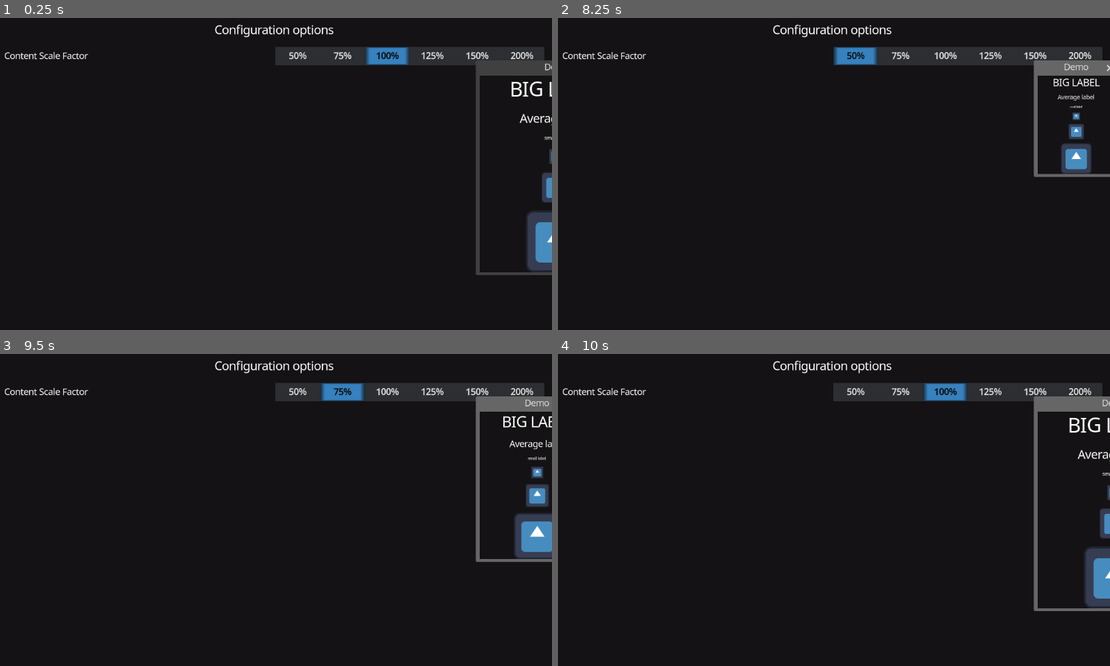
Above: before the commit, frames 1-4 (two rows, left to right).
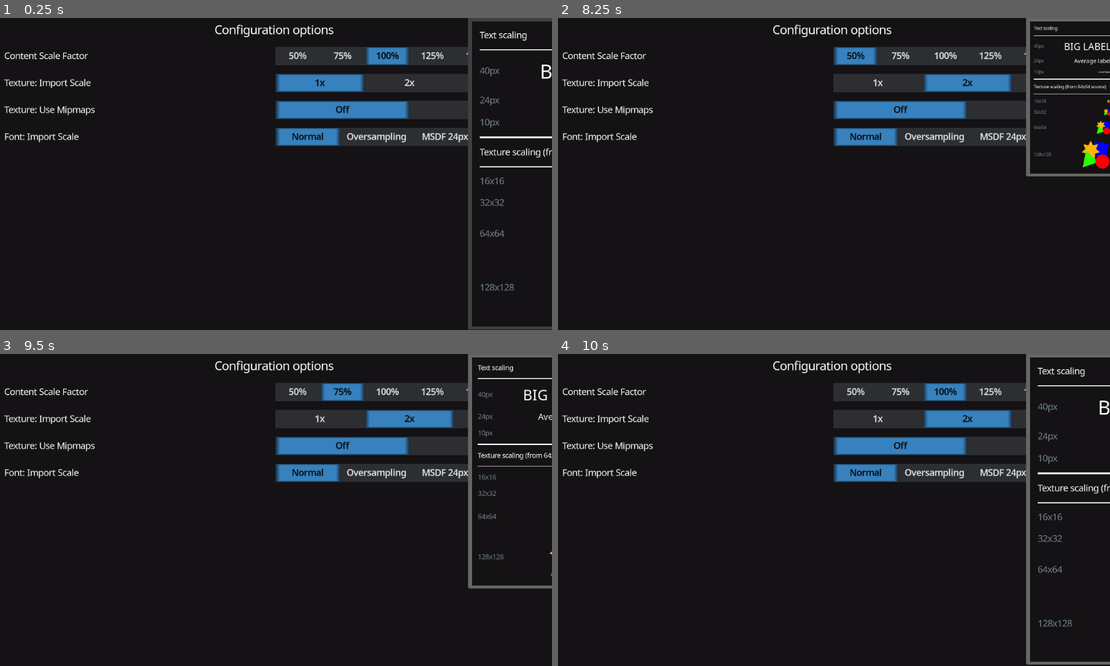
Above: after the commit, the same moments.

Repository: YuriSizov/godot-gui-scaling-strategies
Game: Godot game, scene res://Main.tscn
Two runs of this game, one before a commit and one after it. Both use one fixed random seed, a clock stepped at 60 frames per second and the inputs below. The engine's default icon, where the game draws it, is replaced by a stand-in: a white triangle on a blue panel in a dark square.
Inputs (mouse positions are in pixels of both pictures, inside the frame that each line leads up to):
- Up to frame 1 (0.25 s): no input
- Up to frame 2 (8.25 s): click (878, 83) at 0.5 s, where only the run after the commit has a clickable "1x"; click (966, 83) at 1.25 s, where only the run after the commit has a clickable "2x"; click (1054, 83) at 2 s, where only the run after the commit has a clickable "4x"; click (900, 108) at 2.75 s, where only the run after the commit has a clickable "Off"; click (1032, 108) at 3.5 s, where only the run after the commit has a clickable "On"; click (933, 136) at 4.25 s, where only the run after the commit has a clickable "Oversampling"; click (1005, 136) at 5 s, where only the run after the commit has a clickable "MSDF 24px"; click (1071, 136) at 5.75 s, where only the run after the commit has a clickable "MSDF 40px"; click (867, 136) at 6.5 s, where only the run after the commit has a clickable "Normal"; click (867, 136) at 7.25 s, where only the run after the commit has a clickable "Normal"; click "50%" at 8 s
- Up to frame 3 (9.5 s): click "75%" at 8.75 s
- Up to frame 4 (10 s): click "100%" at 9.5 s

The runs differ from the first frame. In frame 1, 11% of the frame differs, in the area x 0-100%, y 0-100%; in frame 2, 10%; in frame 3, 11%; in frame 4, 11%.

Commit message:
Add scaling strategies for textures and fonts

Diff:
--- a/Main.gd
+++ b/Main.gd
@@ -2,14 +2,39 @@
 
 const SCALE_FACTOR_OPTIONS: Array[float] = [ 0.5, 0.75, 1.0, 1.25, 1.5, 2.0 ]
 const SCALE_FACTOR_DEFAULT := 2
+const TEXTURE_SCALE_OPTIONS: Array[Texture2D] = [
+	preload("res://scene/assets/texture_1x.svg"),
+	preload("res://scene/assets/texture_2x.svg"),
+	preload("res://scene/assets/texture_4x.svg"),
+]
+const TEXTURE_SCALE_DEFAULT := 0
+const TEXTURE_MIPMAPS_OPTIONS: Array[bool] = [ false, true ]
+const TEXTURE_MIPMAPS_DEFAULT := 0
+const FONT_SCALE_OPTIONS: Array[FontFile] = [
+	preload("res://scene/assets/font_normal.ttf"),
+	preload("res://scene/assets/font_oversampling.ttf"),
+	preload("res://scene/assets/font_msdf24.ttf"),
+	preload("res://scene/assets/font_msdf48.ttf"),
+]
+const FONT_SCALE_DEFAULT := 0
 
 const PRESENTATION_SPACING := 20.0
 
 # Configuration.
 @onready var _scale_factor_setting: SettingRow = %ScaleFactorSetting
+@onready var _texture_scale_setting: SettingRow = %TextureScaleSetting
+@onready var _texture_mipmaps_setting: SettingRow = %TextureMipmapsSetting
+@onready var _font_scale_setting: SettingRow = %FontScaleSetting
 
 # Content.
 @onready var _window: Window = %Window
+@onready var _texture_16x16: TextureRect = %Texture16x16
+@onready var _texture_32x32: TextureRect = %Texture32x32
+@onready var _texture_64x64: TextureRect = %Texture64x64
+@onready var _texture_128x128: TextureRect = %Texture128x128
+@onready var _text_label_40px: Label = %TextLabel40px
+@onready var _text_label_24px: Label = %TextLabel24px
+@onready var _text_label_10px: Label = %TextLabel10px
 
 
 func _ready() -> void:
@@ -17,6 +42,12 @@
 
 	_scale_factor_setting.set_selected_option(SCALE_FACTOR_DEFAULT)
 	_scale_factor_setting.selection_changed.connect(_update_scale_factor)
+	_texture_scale_setting.set_selected_option(TEXTURE_SCALE_DEFAULT)
+	_texture_scale_setting.selection_changed.connect(_update_texture_scale)
+	_texture_mipmaps_setting.set_selected_option(TEXTURE_MIPMAPS_DEFAULT)
+	_texture_mipmaps_setting.selection_changed.connect(_update_texture_mipmaps)
+	_font_scale_setting.set_selected_option(FONT_SCALE_DEFAULT)
+	_font_scale_setting.selection_changed.connect(_update_font_scale)
 
 	_window.popup_centered()
 	_spread_windows()
@@ -41,14 +72,52 @@
 
 func _apply_configuration() -> void:
 	_update_scale_factor()
+	_update_texture_scale()
+	_update_texture_mipmaps()
+	_update_font_scale()
 
 
 func _update_scale_factor() -> void:
-	var scale_factor := _scale_factor_setting.get_selected_option()
-	if scale_factor < 0:
+	var scale_factor_idx := _scale_factor_setting.get_selected_option()
+	if scale_factor_idx < 0:
 		_window.content_scale_factor = SCALE_FACTOR_OPTIONS[SCALE_FACTOR_DEFAULT]
 	else:
-		_window.content_scale_factor = SCALE_FACTOR_OPTIONS[scale_factor]
+		_window.content_scale_factor = SCALE_FACTOR_OPTIONS[scale_factor_idx]
 
 	# Reset the size.
 	_window.size = Vector2.ZERO
+
+
+func _update_texture_scale() -> void:
+	var texture_scale_idx := _texture_scale_setting.get_selected_option()
+	var scaled_texture := TEXTURE_SCALE_OPTIONS[TEXTURE_SCALE_DEFAULT]
+	if texture_scale_idx >= 0:
+		scaled_texture = TEXTURE_SCALE_OPTIONS[texture_scale_idx]
+
+	_texture_16x16.texture = scaled_texture
+	_texture_32x32.texture = scaled_texture
+	_texture_64x64.texture = scaled_texture
+	_texture_128x128.texture = scaled_texture
+
+
+func _update_texture_mipmaps() -> void:
+	var use_mipmaps_idx := _texture_mipmaps_setting.get_selected_option()
+	var use_mipmaps := TEXTURE_MIPMAPS_OPTIONS[TEXTURE_MIPMAPS_DEFAULT]
+	if use_mipmaps_idx >= 0:
+		use_mipmaps = TEXTURE_MIPMAPS_OPTIONS[use_mipmaps_idx]
+
+	_texture_16x16.texture_filter = CanvasItem.TEXTURE_FILTER_LINEAR_WITH_MIPMAPS_ANISOTROPIC if use_mipmaps else CanvasItem.TEXTURE_FILTER_LINEAR
+	_texture_32x32.texture_filter = CanvasItem.TEXTURE_FILTER_LINEAR_WITH_MIPMAPS_ANISOTROPIC if use_mipmaps else CanvasItem.TEXTURE_FILTER_LINEAR
+	_texture_64x64.texture_filter = CanvasItem.TEXTURE_FILTER_LINEAR_WITH_MIPMAPS_ANISOTROPIC if use_mipmaps else CanvasItem.TEXTURE_FILTER_LINEAR
+	_texture_128x128.texture_filter = CanvasItem.TEXTURE_FILTER_LINEAR_WITH_MIPMAPS_ANISOTROPIC if use_mipmaps else CanvasItem.TEXTURE_FILTER_LINEAR
+
+
+func _update_font_scale() -> void:
+	var font_scale_idx := _font_scale_setting.get_selected_option()
+	var scaled_font := FONT_SCALE_OPTIONS[FONT_SCALE_DEFAULT]
+	if font_scale_idx >= 0:
+		scaled_font = FONT_SCALE_OPTIONS[font_scale_idx]
+
+	_text_label_40px.add_theme_font_override("font", scaled_font)
+	_text_label_24px.add_theme_font_override("font", scaled_font)
+	_text_label_10px.add_theme_font_override("font", scaled_font)
--- a/Main.tscn
+++ b/Main.tscn
@@ -34,26 +34,74 @@
 text = "Content Scale Factor"
 options = Array[String](["50%", "75%", "100%", "125%", "150%", "200%"])
 
+[node name="TextureScaleSetting" parent="Layout" instance=ExtResource("2_i218e")]
+unique_name_in_owner = true
+layout_mode = 2
+text = "Texture: Import Scale"
+options = Array[String](["1x", "2x", "4x"])
+
+[node name="TextureMipmapsSetting" parent="Layout" instance=ExtResource("2_i218e")]
+unique_name_in_owner = true
+layout_mode = 2
+text = "Texture: Use Mipmaps"
+options = Array[String](["Off", "On"])
+
+[node name="FontScaleSetting" parent="Layout" instance=ExtResource("2_i218e")]
+unique_name_in_owner = true
+layout_mode = 2
+text = "Font: Import Scale"
+options = Array[String](["Normal", "Oversampling", "MSDF 24px", "MSDF 40px"])
+
 [node name="Window" type="Window" parent="."]
 unique_name_in_owner = true
 title = "Demo"
-size = Vector2i(336, 416)
-visible = false
+position = Vector2i(0, 36)
+size = Vector2i(352, 634)
 wrap_controls = true
 unresizable = true
 script = ExtResource("3_h5uyj")
 
-[node name="Content" type="VBoxContainer" parent="Window"]
-custom_minimum_size = Vector2(320, 0)
+[node name="Content" type="MarginContainer" parent="Window"]
 anchors_preset = 15
 anchor_right = 1.0
 anchor_bottom = 1.0
 grow_horizontal = 2
 grow_vertical = 2
+theme_override_constants/margin_left = 16
+theme_override_constants/margin_top = 16
+theme_override_constants/margin_right = 16
+theme_override_constants/margin_bottom = 16
+
+[node name="Layout" type="VBoxContainer" parent="Window/Content"]
+custom_minimum_size = Vector2(320, 0)
+layout_mode = 2
 theme_override_constants/separation = 16
 alignment = 1
 
-[node name="BigLabel" type="Label" parent="Window/Content"]
+[node name="TextScaling" type="VBoxContainer" parent="Window/Content/Layout"]
+layout_mode = 2
+theme_override_constants/separation = 16
+
+[node name="Label" type="Label" parent="Window/Content/Layout/TextScaling"]
+layout_mode = 2
+text = "Text scaling"
+
+[node name="Split" type="ColorRect" parent="Window/Content/Layout/TextScaling"]
+custom_minimum_size = Vector2(0, 2)
+layout_mode = 2
+
+[node name="TextPreview1" type="HBoxContainer" parent="Window/Content/Layout/TextScaling"]
+layout_mode = 2
+
+[node name="Label" type="Label" parent="Window/Content/Layout/TextScaling/TextPreview1"]
+layout_mode = 2
+size_flags_horizontal = 3
+theme_type_variation = &"InfoLabel"
+text = "40px"
+vertical_alignment = 1
+
+[node name="TextLabel40px" type="Label" parent="Window/Content/Layout/TextScaling/TextPreview1"]
+unique_name_in_owner = true
 layout_mode = 2
 size_flags_horizontal = 4
 theme_override_font_sizes/font_size = 40
@@ -62,7 +110,18 @@
 vertical_alignment = 1
 uppercase = true
 
-[node name="AverageLabel" type="Label" parent="Window/Content"]
+[node name="TextPreview2" type="HBoxContainer" parent="Window/Content/Layout/TextScaling"]
+layout_mode = 2
+
+[node name="Label" type="Label" parent="Window/Content/Layout/TextScaling/TextPreview2"]
+layout_mode = 2
+size_flags_horizontal = 3
+theme_type_variation = &"InfoLabel"
+text = "24px"
+vertical_alignment = 1
+
+[node name="TextLabel24px" type="Label" parent="Window/Content/Layout/TextScaling/TextPreview2"]
+unique_name_in_owner = true
 layout_mode = 2
 size_flags_horizontal = 4
 theme_override_font_sizes/font_size = 24
@@ -70,7 +129,18 @@
 horizontal_alignment = 1
 vertical_alignment = 1
 
-[node name="SmallLabel" type="Label" parent="Window/Content"]
+[node name="TextPreview3" type="HBoxContainer" parent="Window/Content/Layout/TextScaling"]
+layout_mode = 2
+
+[node name="Label" type="Label" parent="Window/Content/Layout/TextScaling/TextPreview3"]
+layout_mode = 2
+size_flags_horizontal = 3
+theme_type_variation = &"InfoLabel"
+text = "10px"
+vertical_alignment = 1
+
+[node name="TextLabel10px" type="Label" parent="Window/Content/Layout/TextScaling/TextPreview3"]
+unique_name_in_owner = true
 layout_mode = 2
 size_flags_horizontal = 4
 theme_override_font_sizes/font_size = 10
@@ -78,7 +148,54 @@
 horizontal_alignment = 1
 vertical_alignment = 1
 
-[node name="Texture32x32" type="TextureRect" parent="Window/Content"]
+[node name="Split" type="ColorRect" parent="Window/Content/Layout"]
+custom_minimum_size = Vector2(0, 4)
+layout_mode = 2
+
+[node name="TextureScaling" type="VBoxContainer" parent="Window/Content/Layout"]
+layout_mode = 2
+theme_override_constants/separation = 16
+
+[node name="Label" type="Label" parent="Window/Content/Layout/TextureScaling"]
+layout_mode = 2
+text = "Texture scaling (from 64x64 source)"
+
+[node name="Split" type="ColorRect" parent="Window/Content/Layout/TextureScaling"]
+custom_minimum_size = Vector2(0, 2)
+layout_mode = 2
+
+[node name="TexturePreview4" type="HBoxContainer" parent="Window/Content/Layout/TextureScaling"]
+layout_mode = 2
+
+[node name="Label" type="Label" parent="Window/Content/Layout/TextureScaling/TexturePreview4"]
+layout_mode = 2
+size_flags_horizontal = 3
+theme_type_variation = &"InfoLabel"
+text = "16x16"
+vertical_alignment = 1
+
+[node name="Texture16x16" type="TextureRect" parent="Window/Content/Layout/TextureScaling/TexturePreview4"]
+unique_name_in_owner = true
+texture_filter = 4
+custom_minimum_size = Vector2(16, 16)
+layout_mode = 2
+size_flags_horizontal = 4
+texture = ExtResource("4_auj1r")
+expand_mode = 1
+stretch_mode = 5
+
+[node name="TexturePreview1" type="HBoxContainer" parent="Window/Content/Layout/TextureScaling"]
+layout_mode = 2
+
+[node name="Label" type="Label" parent="Window/Content/Layout/TextureScaling/TexturePreview1"]
+layout_mode = 2
+size_flags_horizontal = 3
+theme_type_variation = &"InfoLabel"
+text = "32x32"
+vertical_alignment = 1
+
+[node name="Texture32x32" type="TextureRect" parent="Window/Content/Layout/TextureScaling/TexturePreview1"]
+unique_name_in_owner = true
 texture_filter = 4
 custom_minimum_size = Vector2(32, 32)
 layout_mode = 2
@@ -87,7 +204,18 @@
 expand_mode = 1
 stretch_mode = 5
 
-[node name="Texture64x64" type="TextureRect" parent="Window/Content"]
+[node name="TexturePreview2" type="HBoxContainer" parent="Window/Content/Layout/TextureScaling"]
+layout_mode = 2
+
+[node name="Label" type="Label" parent="Window/Content/Layout/TextureScaling/TexturePreview2"]
+layout_mode = 2
+size_flags_horizontal = 3
+theme_type_variation = &"InfoLabel"
+text = "64x64"
+vertical_alignment = 1
+
+[node name="Texture64x64" type="TextureRect" parent="Window/Content/Layout/TextureScaling/TexturePreview2"]
+unique_name_in_owner = true
 texture_filter = 4
 custom_minimum_size = Vector2(64, 64)
 layout_mode = 2
@@ -96,7 +224,18 @@
 expand_mode = 1
 stretch_mode = 5
 
-[node name="Texture128x128" type="TextureRect" parent="Window/Content"]
+[node name="TexturePreview3" type="HBoxContainer" parent="Window/Content/Layout/TextureScaling"]
+layout_mode = 2
+
+[node name="Label" type="Label" parent="Window/Content/Layout/TextureScaling/TexturePreview3"]
+layout_mode = 2
+size_flags_horizontal = 3
+theme_type_variation = &"InfoLabel"
+text = "128x128"
+vertical_alignment = 1
+
+[node name="Texture128x128" type="TextureRect" parent="Window/Content/Layout/TextureScaling/TexturePreview3"]
+unique_name_in_owner = true
 texture_filter = 4
 custom_minimum_size = Vector2(128, 128)
 layout_mode = 2
--- a/gui/project_theme.tres
+++ b/gui/project_theme.tres
@@ -56,3 +56,5 @@
 Button/styles/hover = SubResource("StyleBoxFlat_o7or4")
 Button/styles/normal = SubResource("StyleBoxFlat_toxec")
 Button/styles/pressed = SubResource("StyleBoxFlat_mfxay")
+InfoLabel/base_type = &"Label"
+InfoLabel/colors/font_color = Color(0.458711, 0.516099, 0.562209, 1)
--- /dev/null
+++ b/scene/assets/texture_1x.svg
@@ -0,0 +1,16 @@
+<?xml version="1.0" encoding="UTF-8" standalone="no"?>
+<!DOCTYPE svg PUBLIC "-//W3C//DTD SVG 1.1//EN" "http://www.w3.org/Graphics/SVG/1.1/DTD/svg11.dtd">
+<svg width="100%" height="100%" viewBox="0 0 64 64" version="1.1" xmlns="http://www.w3.org/2000/svg" xmlns:xlink="http://www.w3.org/1999/xlink" xml:space="preserve" xmlns:serif="http://www.serif.com/" style="fill-rule:evenodd;clip-rule:evenodd;stroke-linejoin:round;stroke-miterlimit:2;">
+    <g transform="matrix(0.37747,0.0656851,-0.0536781,0.30847,24.9264,-5.70624)">
+        <rect x="20" y="31" width="76" height="93" style="fill:rgb(5,0,255);"/>
+    </g>
+    <g transform="matrix(0.47541,0,0,0.47541,-2.71821,-7.45113)">
+        <path d="M52,23L62.318,42.575L84.055,38.437L75.184,58.708L91.972,73.123L70.592,78.827L69.789,100.94L52,87.78L34.211,100.94L33.408,78.827L12.028,73.123L28.816,58.708L19.945,38.437L41.682,42.575L52,23Z" style="fill:rgb(255,183,0);"/>
+    </g>
+    <g transform="matrix(0.322863,0.282533,0.240748,-0.275114,-17.5402,49.2217)">
+        <path d="M55,22L96,104L14,104L55,22Z" style="fill:rgb(43,255,0);"/>
+    </g>
+    <g transform="matrix(0.467742,0,0,0.467742,5.80645,5.97829)">
+        <circle cx="87" cy="87" r="31" style="fill:rgb(255,0,0);"/>
+    </g>
+</svg>
--- /dev/null
+++ b/scene/assets/texture_2x.svg
@@ -0,0 +1,16 @@
+<?xml version="1.0" encoding="UTF-8" standalone="no"?>
+<!DOCTYPE svg PUBLIC "-//W3C//DTD SVG 1.1//EN" "http://www.w3.org/Graphics/SVG/1.1/DTD/svg11.dtd">
+<svg width="100%" height="100%" viewBox="0 0 64 64" version="1.1" xmlns="http://www.w3.org/2000/svg" xmlns:xlink="http://www.w3.org/1999/xlink" xml:space="preserve" xmlns:serif="http://www.serif.com/" style="fill-rule:evenodd;clip-rule:evenodd;stroke-linejoin:round;stroke-miterlimit:2;">
+    <g transform="matrix(0.37747,0.0656851,-0.0536781,0.30847,24.9264,-5.70624)">
+        <rect x="20" y="31" width="76" height="93" style="fill:rgb(5,0,255);"/>
+    </g>
+    <g transform="matrix(0.47541,0,0,0.47541,-2.71821,-7.45113)">
+        <path d="M52,23L62.318,42.575L84.055,38.437L75.184,58.708L91.972,73.123L70.592,78.827L69.789,100.94L52,87.78L34.211,100.94L33.408,78.827L12.028,73.123L28.816,58.708L19.945,38.437L41.682,42.575L52,23Z" style="fill:rgb(255,183,0);"/>
+    </g>
+    <g transform="matrix(0.322863,0.282533,0.240748,-0.275114,-17.5402,49.2217)">
+        <path d="M55,22L96,104L14,104L55,22Z" style="fill:rgb(43,255,0);"/>
+    </g>
+    <g transform="matrix(0.467742,0,0,0.467742,5.80645,5.97829)">
+        <circle cx="87" cy="87" r="31" style="fill:rgb(255,0,0);"/>
+    </g>
+</svg>
--- /dev/null
+++ b/scene/assets/texture_4x.svg
@@ -0,0 +1,16 @@
+<?xml version="1.0" encoding="UTF-8" standalone="no"?>
+<!DOCTYPE svg PUBLIC "-//W3C//DTD SVG 1.1//EN" "http://www.w3.org/Graphics/SVG/1.1/DTD/svg11.dtd">
+<svg width="100%" height="100%" viewBox="0 0 64 64" version="1.1" xmlns="http://www.w3.org/2000/svg" xmlns:xlink="http://www.w3.org/1999/xlink" xml:space="preserve" xmlns:serif="http://www.serif.com/" style="fill-rule:evenodd;clip-rule:evenodd;stroke-linejoin:round;stroke-miterlimit:2;">
+    <g transform="matrix(0.37747,0.0656851,-0.0536781,0.30847,24.9264,-5.70624)">
+        <rect x="20" y="31" width="76" height="93" style="fill:rgb(5,0,255);"/>
+    </g>
+    <g transform="matrix(0.47541,0,0,0.47541,-2.71821,-7.45113)">
+        <path d="M52,23L62.318,42.575L84.055,38.437L75.184,58.708L91.972,73.123L70.592,78.827L69.789,100.94L52,87.78L34.211,100.94L33.408,78.827L12.028,73.123L28.816,58.708L19.945,38.437L41.682,42.575L52,23Z" style="fill:rgb(255,183,0);"/>
+    </g>
+    <g transform="matrix(0.322863,0.282533,0.240748,-0.275114,-17.5402,49.2217)">
+        <path d="M55,22L96,104L14,104L55,22Z" style="fill:rgb(43,255,0);"/>
+    </g>
+    <g transform="matrix(0.467742,0,0,0.467742,5.80645,5.97829)">
+        <circle cx="87" cy="87" r="31" style="fill:rgb(255,0,0);"/>
+    </g>
+</svg>
Binary file added: scene/assets/font_msdf24.ttf
Not shown, added: scene/assets/font_msdf24.ttf.import
Binary file added: scene/assets/font_msdf48.ttf
Not shown, added: scene/assets/font_msdf48.ttf.import
Binary file added: scene/assets/font_normal.ttf
Not shown, added: scene/assets/font_normal.ttf.import
Binary file added: scene/assets/font_oversampling.ttf
Not shown, added: scene/assets/font_oversampling.ttf.import
Not shown, added: scene/assets/texture_1x.svg.import
Not shown, added: scene/assets/texture_2x.svg.import
Not shown, added: scene/assets/texture_4x.svg.import
Not shown, changed: .gitignore
